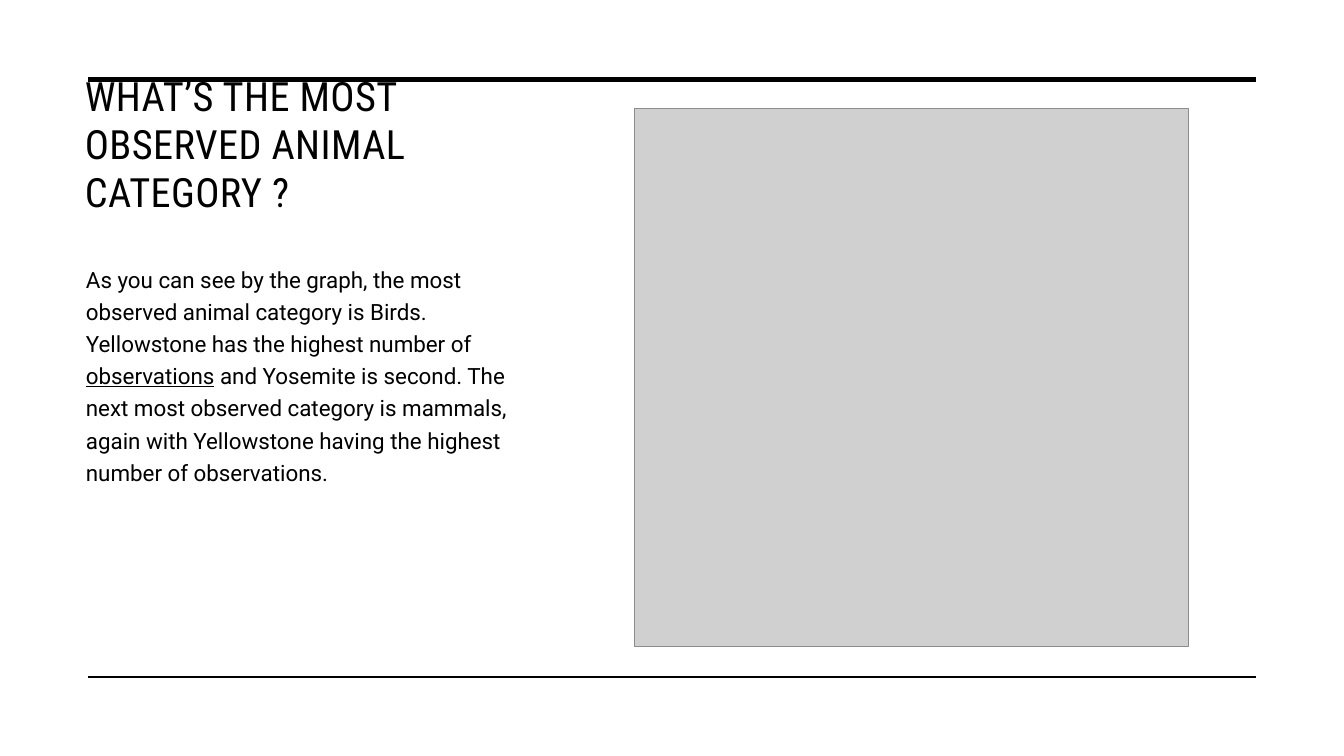
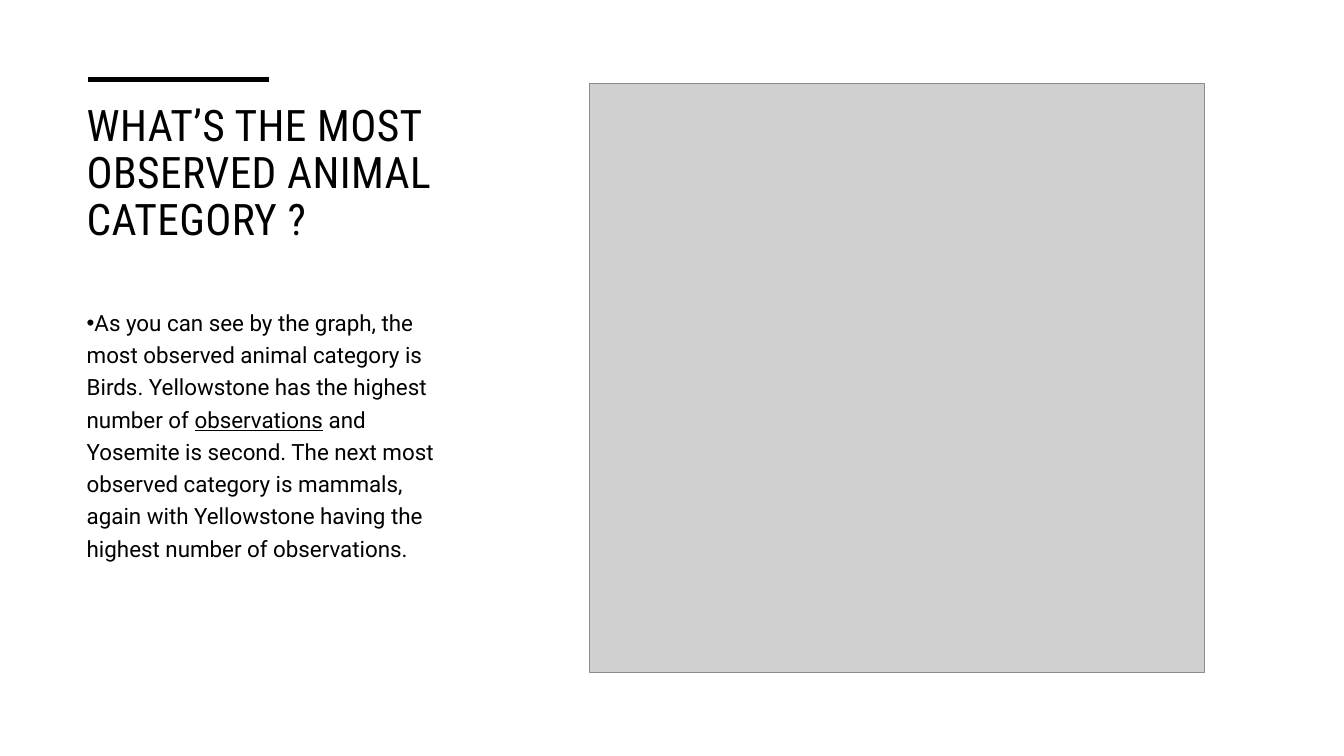
Before and after one commit to LenordStage/Biodiversity-in-National-Parks, a slide deck: slide 5 of biodiversity project 1221.pptx (slide 6 before the commit). Drawn at 1344x756 pixels with LibreOffice and Linux fonts; fonts in the diff are those of the drawing; grey boxes stand for pictures. Boxes give left, top, right and bottom in pixels: in the first picture for what was removed or moved away, otherwise in the second. Text is boxed around its words. In the diff, an @@ line names an element or a change of style, - is before the commit and + after.

```diff
--- a/biodiversity project 1221.pptx
+++ b/biodiversity project 1221.pptx
@@ line removed from (89, 80) to (1256, 80) @@
@@ line added from (89, 80) to (269, 80), #000000 3.5 pt @@
@@ picture resized from (x1=634, y1=109, x2=1189, y2=646) to (x1=590, y1=84, x2=1205, y2=673) @@
@@ title "WHAT’S THE MOST OBSERVED ANIMAL ..." moved from (x1=85, y1=77, x2=406, y2=208) to (x1=87, y1=108, x2=430, y2=236) @@
@@ title "WHAT’S THE MOST OBSERVED ANIMAL ..." at (x1=87, y1=108, x2=430, y2=236): size 28.8 to 31 pt; line spacing 1 to 0.9; vertical alignment bottom to top @@
@@ text "As you can see by ..." moved from (x1=86, y1=271, x2=506, y2=482) to (x1=87, y1=314, x2=433, y2=562) @@
@@ text "As you can see by ..." at (x1=87, y1=314, x2=433, y2=562): bullet none to • @@
@@ line removed from (89, 678) to (1256, 678) @@
```
Also in this commit, not shown: 3 other slides changed, 6 slides added.
